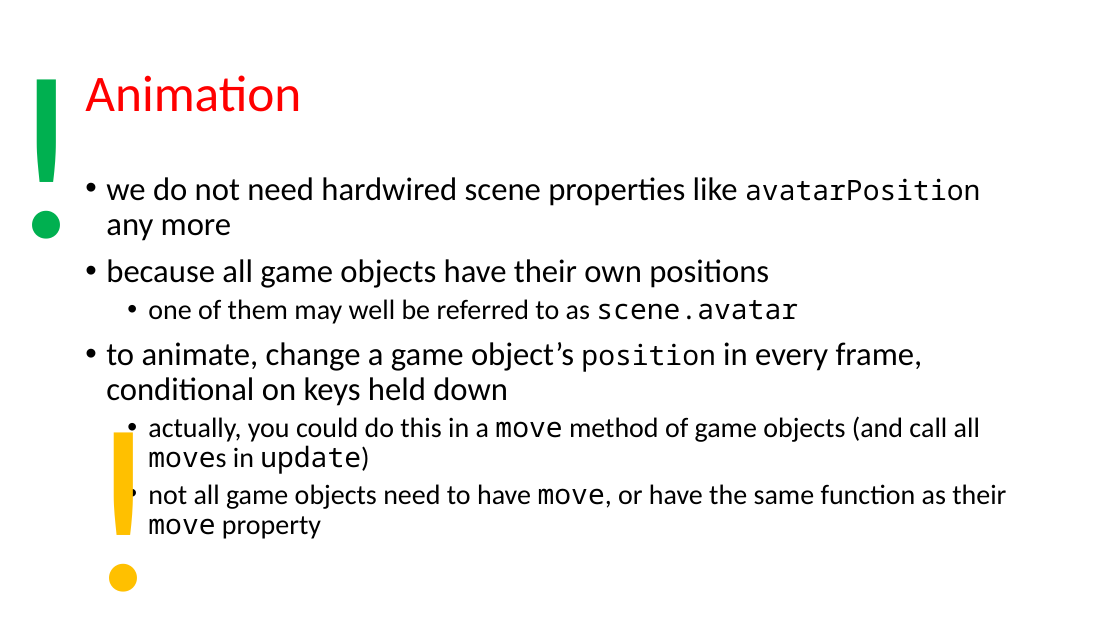
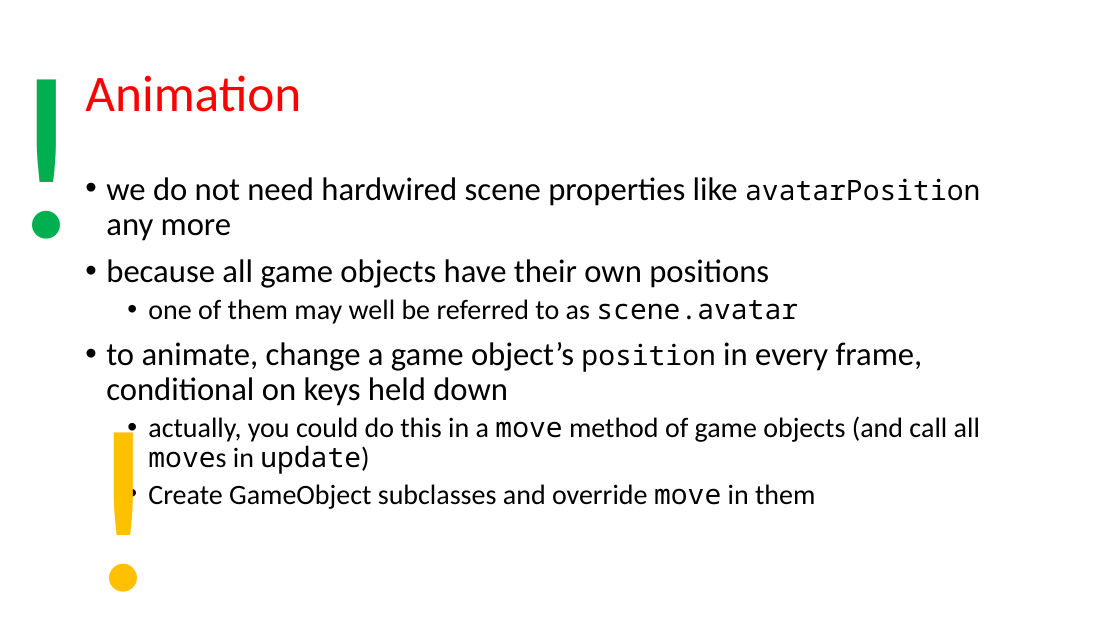
Before and after one commit to szecsi/kogfactory, a slide deck: slide 38 of projects/kog.020.030-gom/aitcg070 - Game Object Model.pptx. Drawn at 1120x630 pixels with LibreOffice and Linux fonts; fonts in the diff are those of the drawing. Boxes give left, top, right and bottom in pixels: in the first picture for what was removed or moved away, otherwise in the second. Text is boxed around its words. In the diff, an @@ line names an element or a change of style, - is before the commit and + after.

```diff
--- a/projects/kog.020.030-gom/aitcg070 - Game Object Model.pptx
+++ b/projects/kog.020.030-gom/aitcg070 - Game Object Model.pptx
@@ text at (148,484,815,509): text changed @@
-  • not all game objects need to have move, or have the same function as their move property
+  • Create GameObject subclasses and override move in them
```
Also in this commit, not shown: 8 other slides changed, 1 slide removed, 3 other files.
